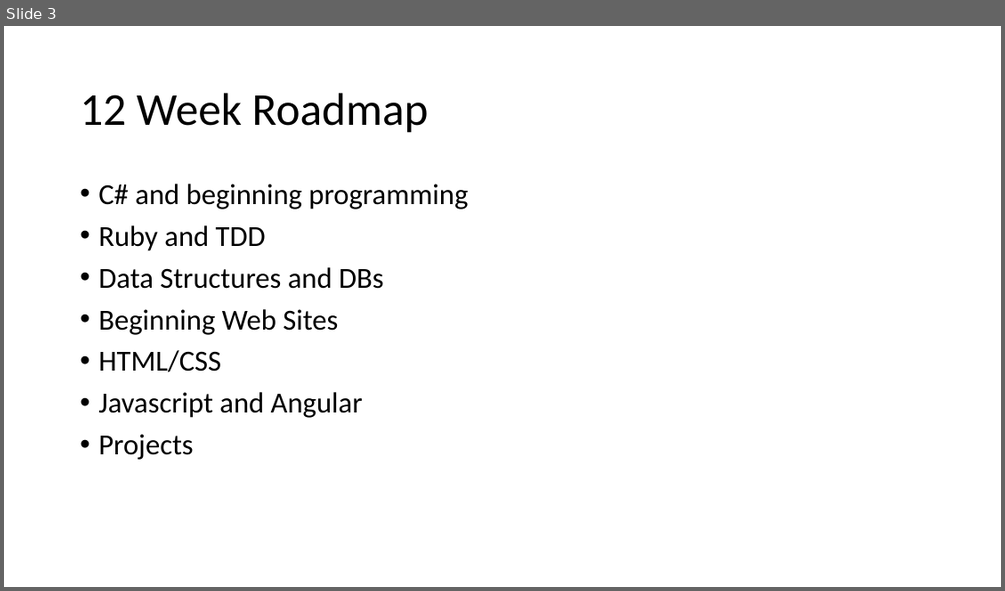
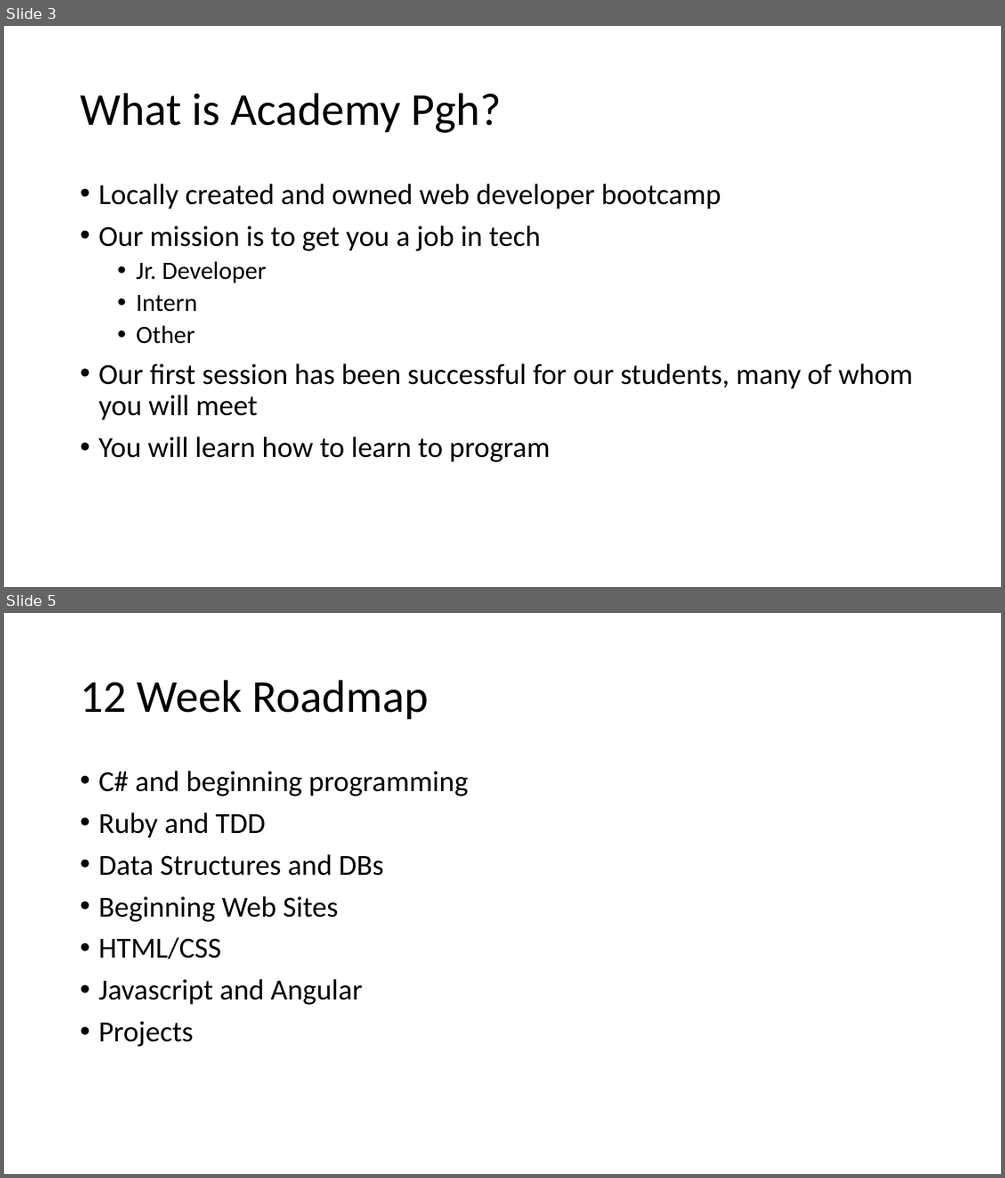
Before and after one commit to uugengiven/academypgh, a slide deck: Code/Slides/Academy PGH 1.1.pptx. Shown one above the other, each under a label of ours: slide 3 before the commit, slides 3 and 5 after it; the slides between them are not shown. The pictures are 1005x591 and 1005x1178 pixels, drawn with LibreOffice and Linux fonts; fonts in the diff are those of the drawing. Boxes give left, top, right and bottom in pixels: in the first picture for what was removed or moved away, otherwise in the second. Text is boxed around its words. In the diff, an @@ line names an element or a change of style, - is before the commit and + after.

```diff
--- a/Code/Slides/Academy PGH 1.1.pptx
+++ b/Code/Slides/Academy PGH 1.1.pptx
@@ slide 3 added at <box>4,26,1001,587</box>, background #FFFFFF @@
@@ title added at <box>80,93,501,133</box>, 44 pt, text #000000 @@
+What is Academy Pgh?
@@ text added at <box>98,184,913,462</box>, 28 pt, text #000000 @@
+• Locally created and owned web developer bootcamp
+• Our mission is to get you a job in tech
+  • Jr. Developer
+  • Intern
+  • Other
+• Our first session has been successful for our students, many of whom you will meet
+• You will learn how to learn to program
@@ what was slide 3 is now slide 5 @@
```
Also in this commit, not shown: 3 slides changed, 6 other slides added.
